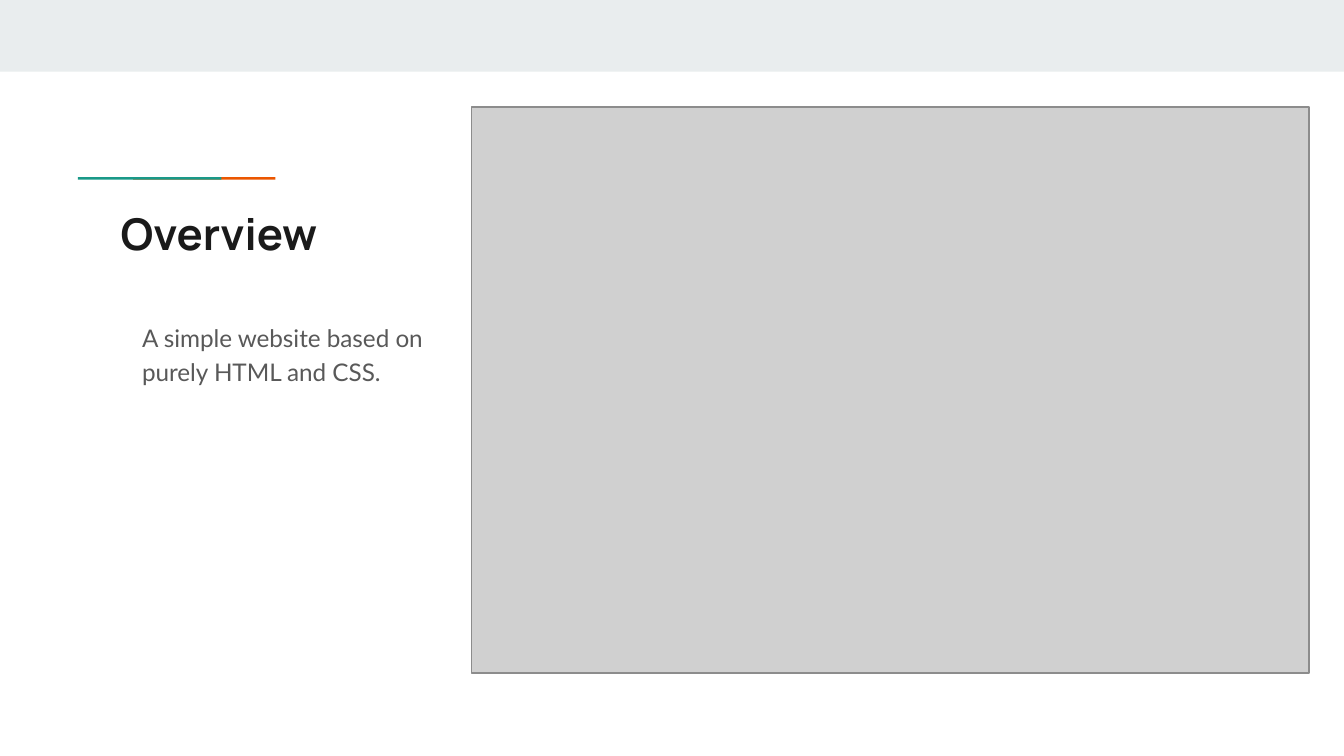
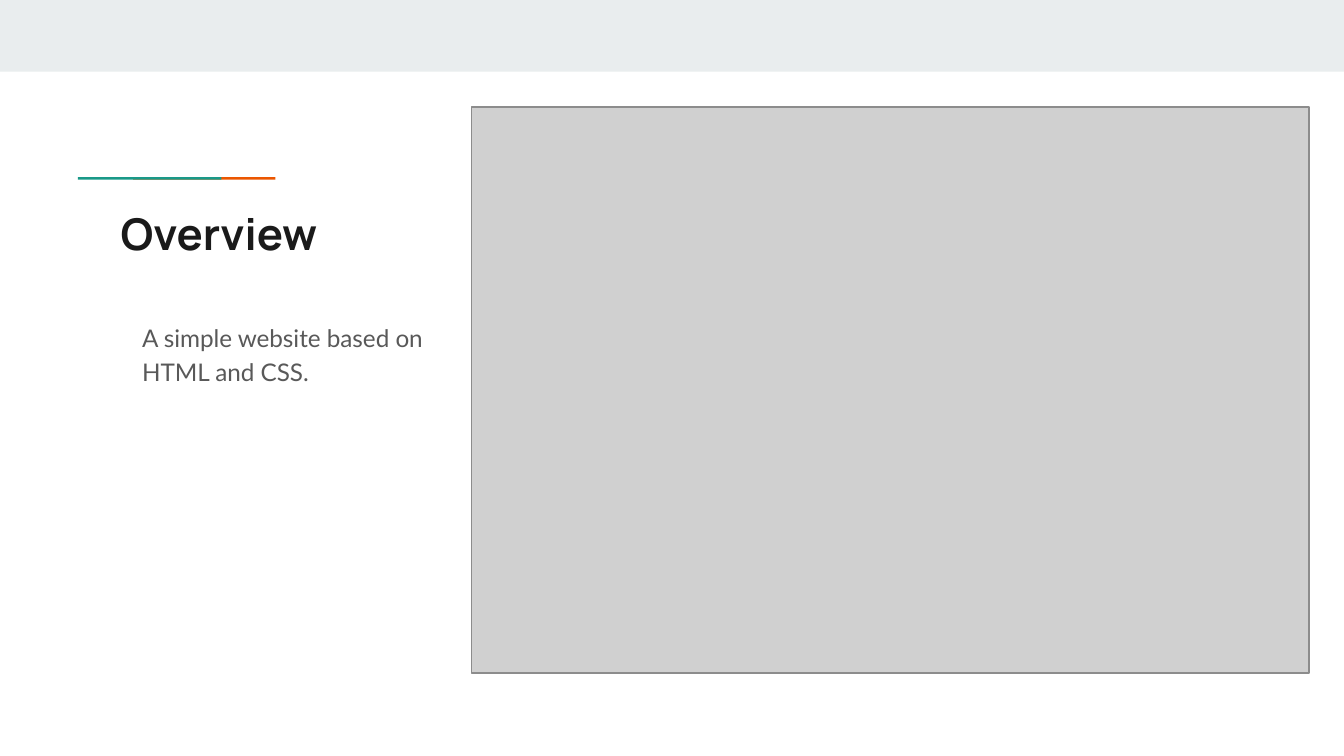
Before and after one commit to Jazz0006/Jazz0006.github.io, a slide deck: slide 2 of ppt/Slide.pptx. Drawn at 1344x756 pixels with LibreOffice and Linux fonts; fonts in the diff are those of the drawing; grey boxes stand for pictures. Boxes give left, top, right and bottom in pixels: in the first picture for what was removed or moved away, otherwise in the second. Text is boxed around its words. In the diff, an @@ line names an element or a change of style, - is before the commit and + after.

```diff
--- a/ppt/Slide.pptx
+++ b/ppt/Slide.pptx
@@ text at (142, 329, 423, 381): text changed @@
-A simple website based on purely HTML and CSS.
+A simple website based on HTML and CSS.
```
Also in this commit, not shown: 5 other slides changed, 1 slide added, 1 slide removed, 12 other files.
